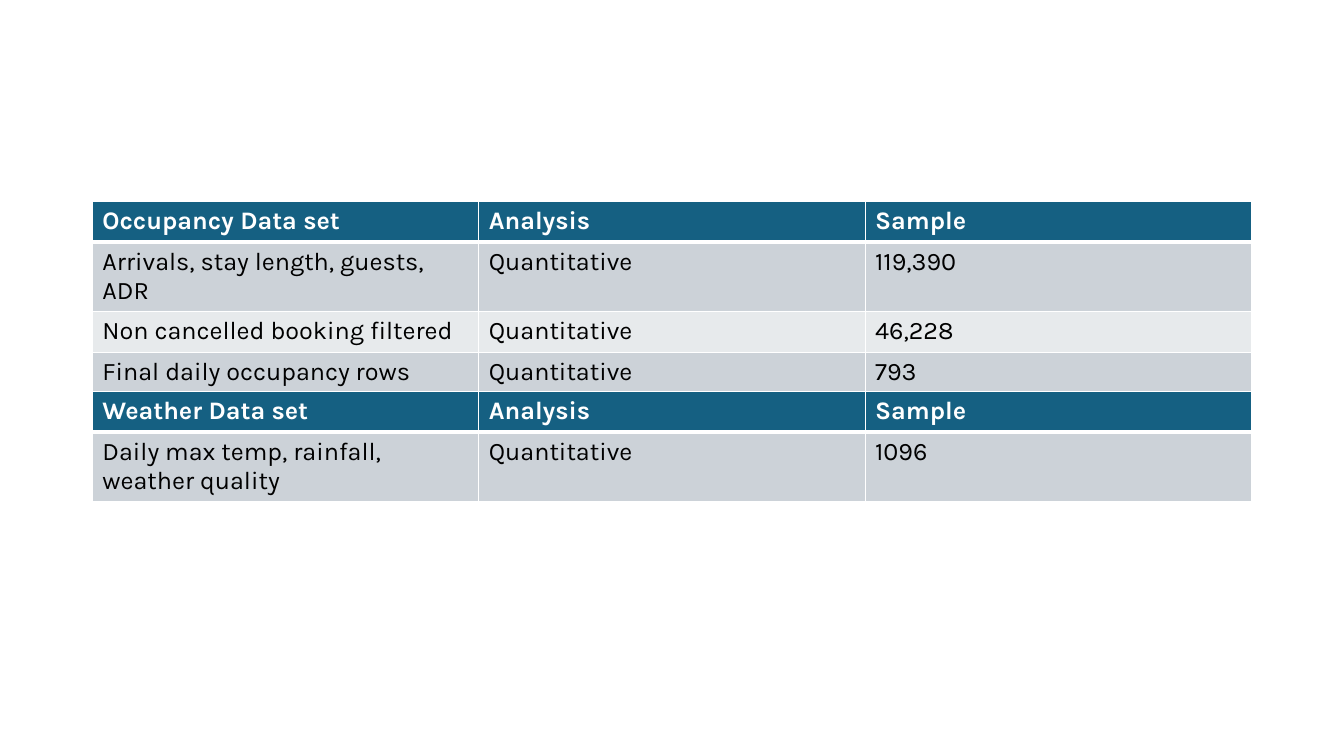
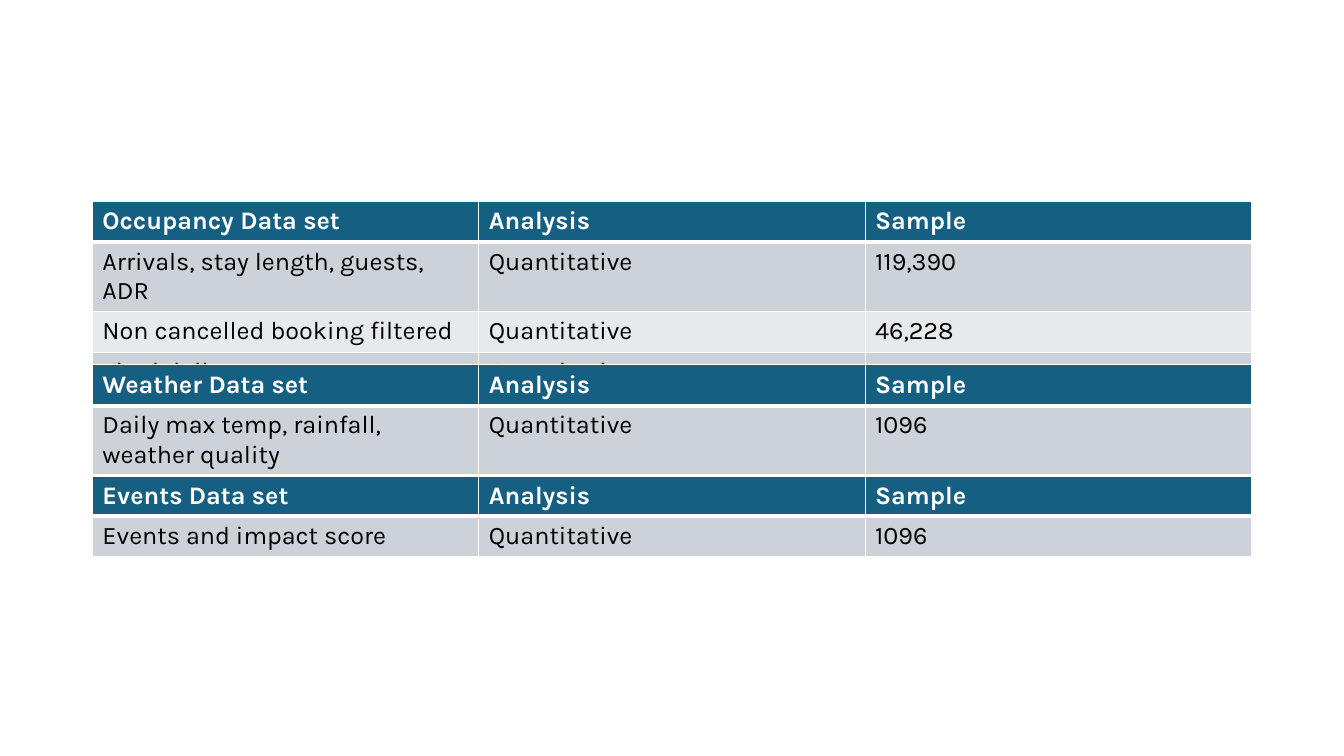
Before and after one commit to LaoLujan/Problem-Solving-CA2-project, a slide deck: slide 4 of pipline diagram.pptx. Drawn at 1344x756 pixels with LibreOffice and Linux fonts; fonts in the diff are those of the drawing. Boxes give left, top, right and bottom in pixels: in the first picture for what was removed or moved away, otherwise in the second. Text is boxed around its words. In the diff, an @@ line names an element or a change of style, - is before the commit and + after.

```diff
--- a/pipline diagram.pptx
+++ b/pipline diagram.pptx
@@ table: place and size @@
-table at box(93, 391, 1251, 503)
+table at box(93, 365, 1251, 477)
@@ table added at box(93, 476, 1251, 558), 2 rows, 3 columns @@
+Events Data set | Analysis | Sample
+Events and impact score | Quantitative | 1096
```
Also in this commit, not shown: 13 other files.
